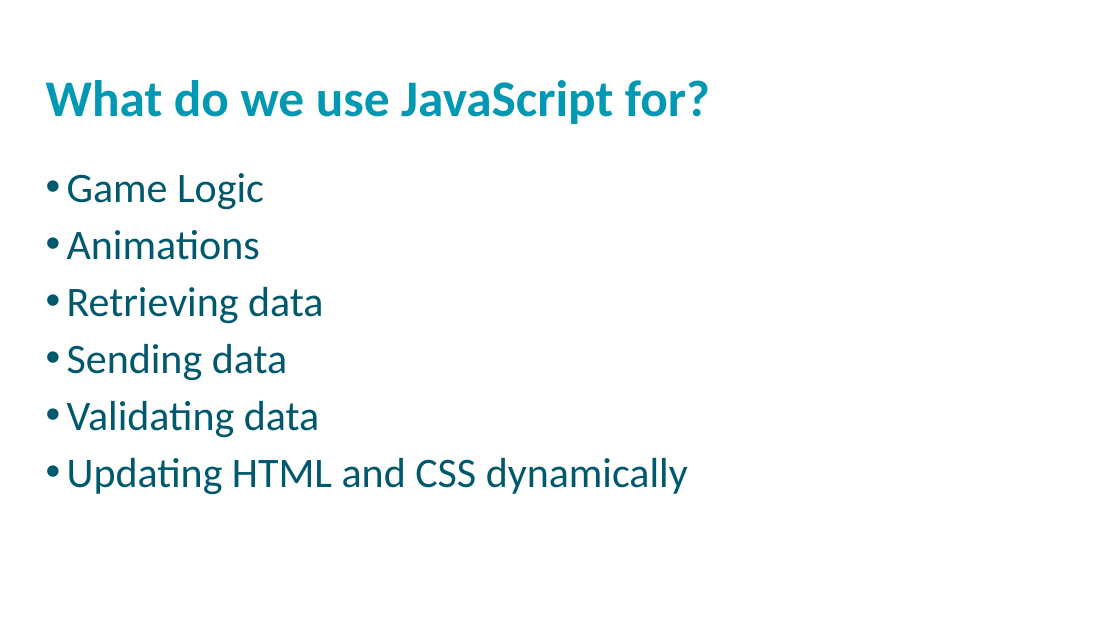
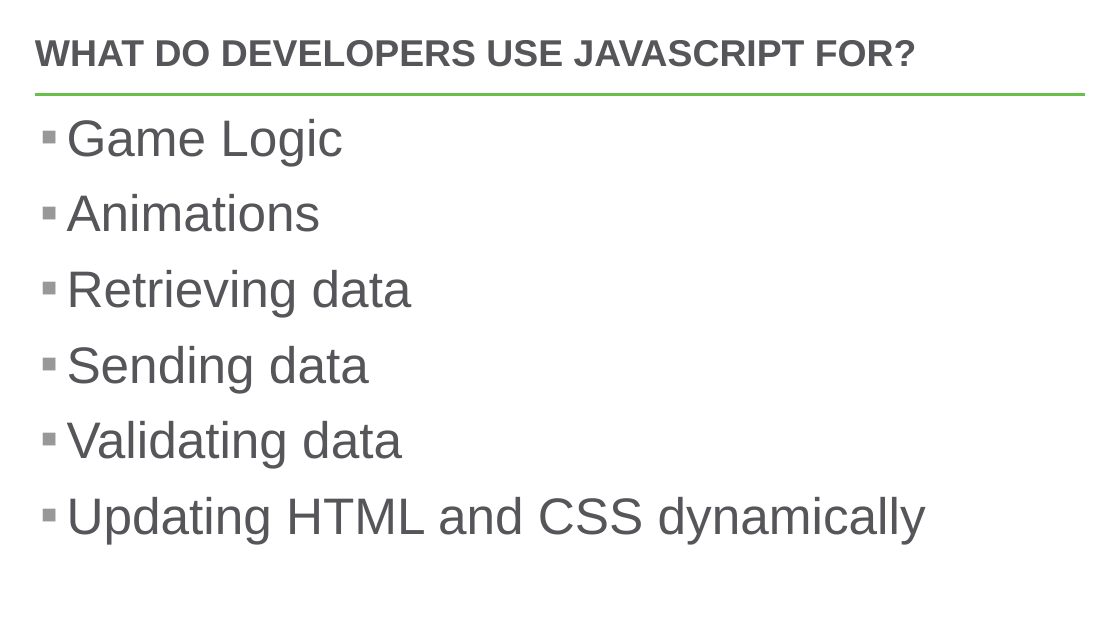
Before and after one commit to hytechclub/web-102, a slide deck: slide 4 of Week02/IntroductionToJavaScript.pptx. Drawn at 1120x630 pixels with LibreOffice and Linux fonts; fonts in the diff are those of the drawing; background and template pictures are left out. Boxes give left, top, right and bottom in pixels: in the first picture for what was removed or moved away, otherwise in the second. Text is boxed around its words. In the diff, an @@ line names an element or a change of style, - is before the commit and + after.

```diff
--- a/Week02/IntroductionToJavaScript.pptx
+++ b/Week02/IntroductionToJavaScript.pptx
@@ title "WHAT DO DEVELOPERS USE JAVASCRIPT ..." at bbox=[35, 40, 917, 67]: vertical alignment top to middle @@
@@ title at bbox=[35, 40, 917, 67]: text changed; size 44 to 32 pt; font Calibri to Arial; text colour #0098B2 to #56565A @@
-What do we use JavaScript for?
+WHAT DO DEVELOPERS USE JAVASCRIPT FOR?
@@ text "Game Logic": place and size @@
-text "Game Logic" at bbox=[67, 173, 688, 495]
+text "Game Logic" at bbox=[67, 119, 926, 544]
@@ text "Game Logic" at bbox=[67, 119, 926, 544]: size 36 to 44 pt, font Calibri to Arial, text colour #00586E to #56565A; bullet • to ▪; line spacing 0.9 to 1; more space between paragraphs @@
@@ line added from (35, 94) to (1086, 94), #54C8E8 2.25 pt @@
```
Also in this commit, not shown: 7 other slides changed, 11 slides removed, 4 other files.
